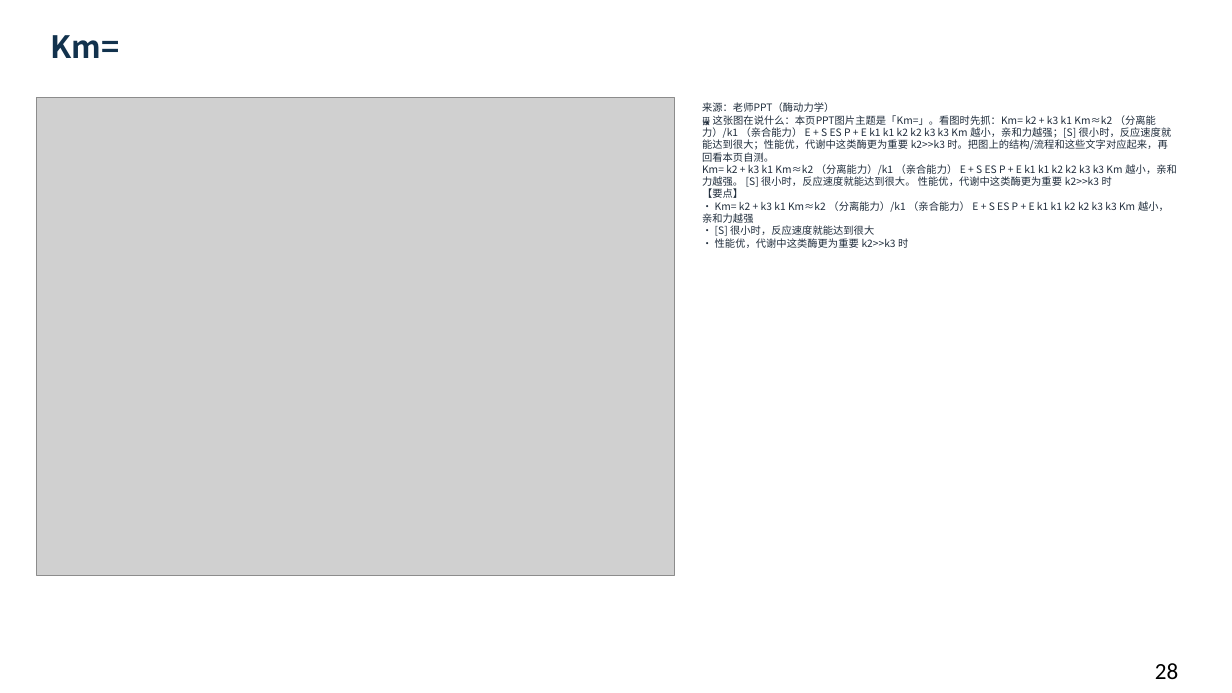
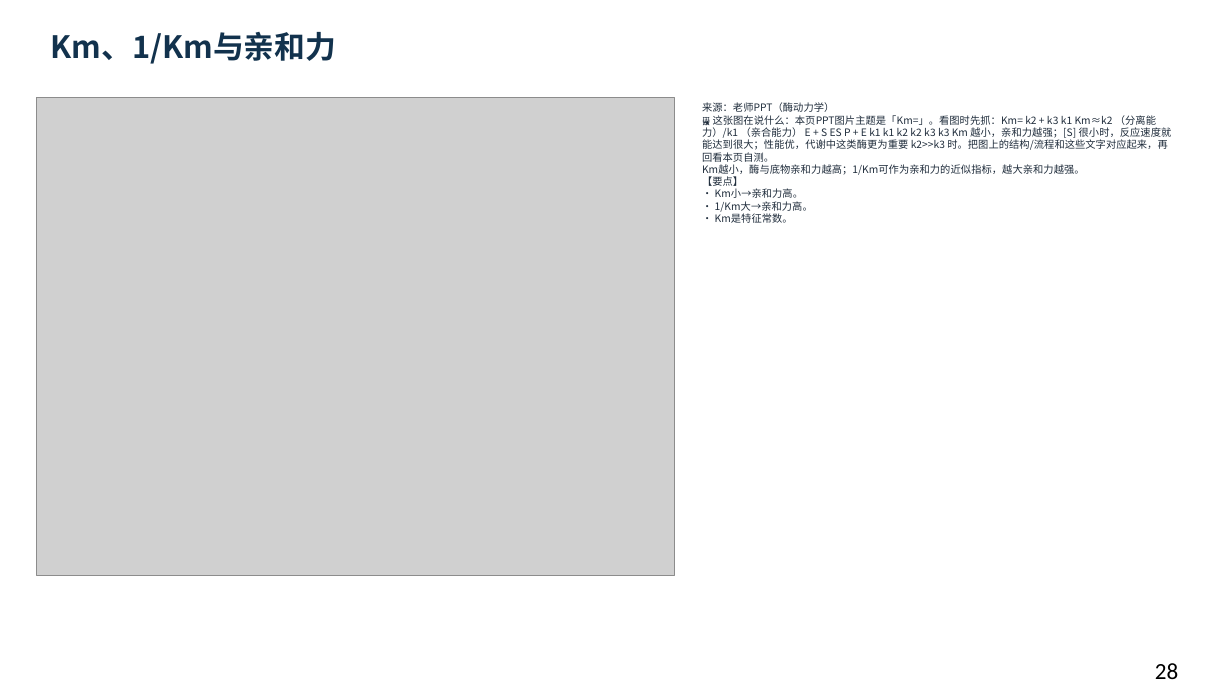
Before and after one commit to newkan-li/Biochemistry, a slide deck: slide 28 of downloads/bc07-ai-style.pptx. Drawn at 1232x693 pixels with LibreOffice and Linux fonts; fonts in the diff are those of the drawing; grey boxes stand for pictures. Boxes give left, top, right and bottom in pixels: in the first picture for what was removed or moved away, otherwise in the second. Text is boxed around its words. In the diff, an @@ line names an element or a change of style, - is before the commit and + after.

```diff
--- a/downloads/bc07-ai-style.pptx
+++ b/downloads/bc07-ai-style.pptx
@@ text at [51,32,337,64]: text changed @@
-Km=
+Km、1/Km与亲和力
@@ text at [702,102,1172,223]: text changed @@
-来源：老师PPT（酶动力学）
-🖼 这张图在说什么：本页PPT图片主题是「Km=」。看图时先抓：Km= k2 + k3 k1 Km≈k2 （分离能力）/k1 （亲合能力） E + S ES P + E k1 k1 k2 k2 k3 k3 Km 越小，亲和力越强；[S] 很小时，反应速度就能达到很大；性能优，代谢中这类酶更为重要 k2>>k3 时。把图上的结构/流程和这些文字对应起来，再回看本页自测。
-Km= k2 + k3 k1 Km≈k2 （分离能力）/k1 （亲合能力） E + S ES P + E k1 k1 k2 k2 k3 k3 Km 越小，亲和力越强。 [S] 很小时，反应速度就能达到很大。 性能优，代谢中这类酶更为重要 k2>>k3 时
-【要点】
-• Km= k2 + k3 k1 Km≈k2 （分离能力）/k1 （亲合能力） E + S ES P + E k1 k1 k2 k2 k3 k3 Km 越小，亲和力越强
-• [S] 很小时，反应速度就能达到很大
-• 性能优，代谢中这类酶更为重要 k2>>k3 时
+来源：老师PPT（酶动力学）
+🖼 这张图在说什么：本页PPT图片主题是「Km=」。看图时先抓：Km= k2 + k3 k1 Km≈k2 （分离能力）/k1 （亲合能力） E + S ES P + E k1 k1 k2 k2 k3 k3 Km 越小，亲和力越强；[S] 很小时，反应速度就能达到很大；性能优，代谢中这类酶更为重要 k2>>k3 时。把图上的结构/流程和这些文字对应起来，再回看本页自测。
+Km越小，酶与底物亲和力越高；1/Km可作为亲和力的近似指标，越大亲和力越强。
+【要点】
+• Km小→亲和力高。
+• 1/Km大→亲和力高。
+• Km是特征常数。
```
Also in this commit, not shown: 21 other slides changed, 5 other files.
